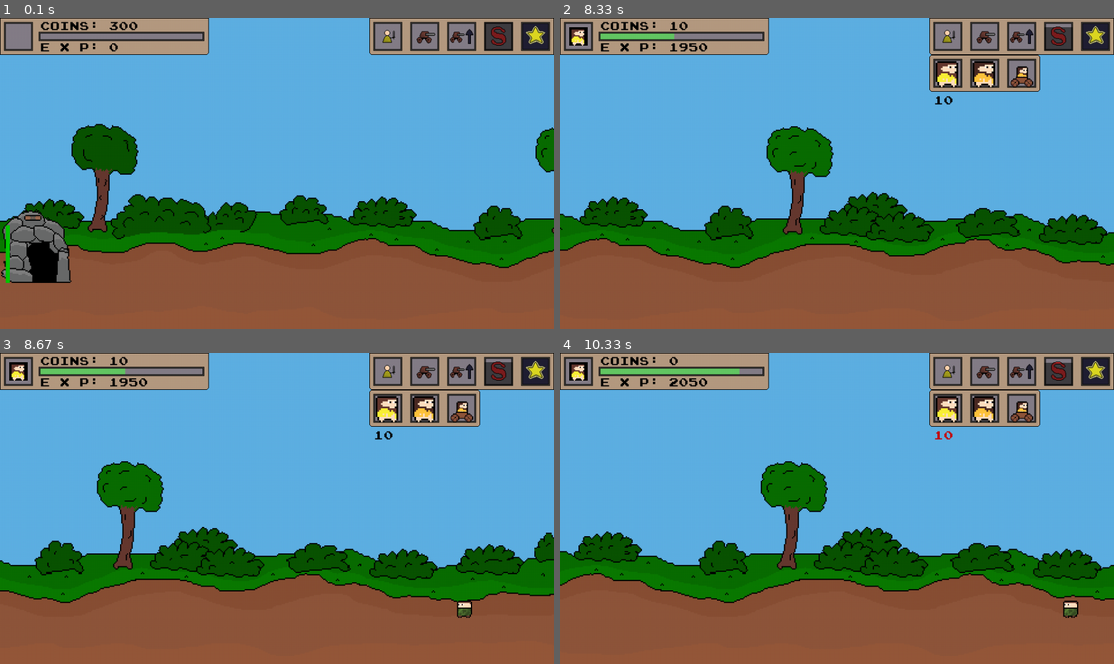
Above: before the commit, frames 1-4 (two rows, left to right).
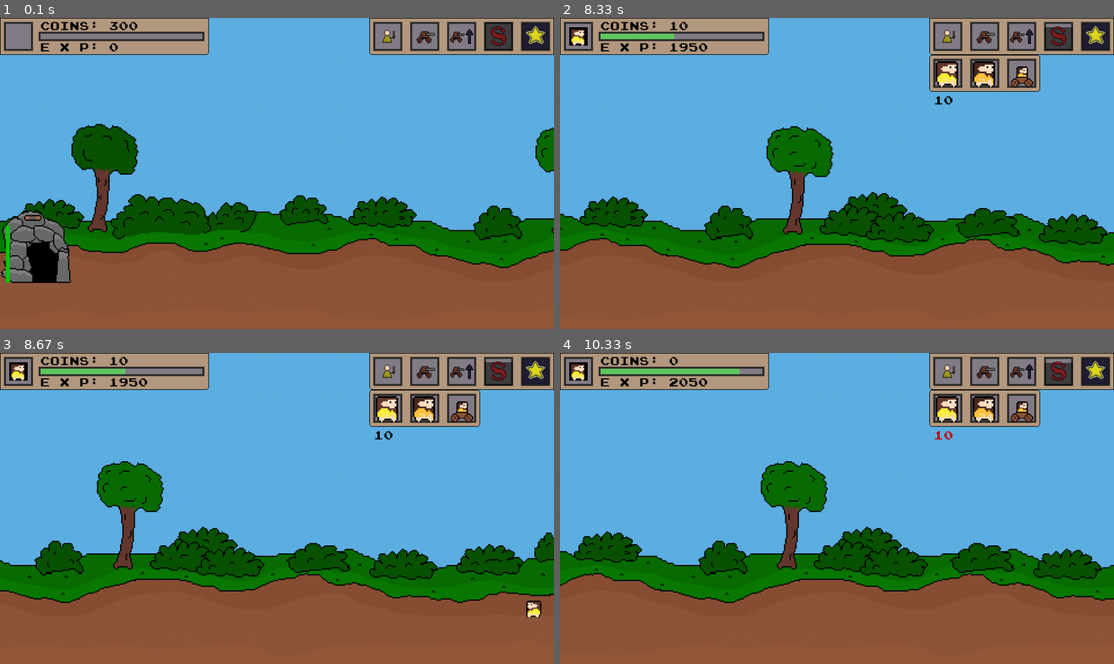
Above: after the commit, the same moments.

Repository: de-dust-enjoyer/age_of_pixel_pygame
Game: pygame game, started from main.py
The game is run twice, just before and just after one commit, with the same random seed, the same clock (stepped at 60 frames per second) and the same inputs.
Inputs (mouse positions are in pixels of both pictures, inside the frame that each line leads up to):
- Up to frame 1 (0.1 s): no input
- Up to frame 2 (8.33 s): click (986, 36) at 0.38 s; click (947, 36) at 0.72 s; click (947, 73) at 1.05 s; hold Right 1.33-1.8 s; tap 1 at 1.48, 3.05, 4.65, 6.22, 7.82 s; hold Right 1.83-2.3 s; hold Left 2.33-2.87 s; tap 3 at 2.48, 4.15, 5.65, 7.32 s; hold Left 2.9-3.3 s; hold Right 3.33-3.97 s; tap 2 at 3.48, 5.15, 6.65, 8.32 s; hold Left 4-4.47 s; hold Right 4.5-4.97 s; hold Right 5-5.47 s; hold Left 5.5-6.03 s; hold Left 6.07-6.47 s; hold Right 6.5-7.13 s; hold Left 7.17-7.63 s; hold Right 7.67-8.13 s; hold Right from 8.17 s (still down)
- Up to frame 3 (8.67 s): release Right at 8.63 s
- Up to frame 4 (10.33 s): hold Left 8.67-9.2 s; tap 3 at 8.82 s; hold Left 9.23-9.63 s; tap 1 at 9.38 s; hold Right 9.67-10.3 s; tap 2 at 9.82 s

Frames 1-2 are identical in both runs. In frame 3, 0.3% of the frame differs, in the area x 82-98%, y 79-86%; in frame 4, 0.1%.

Commit message:
reset some variables

Diff:
--- a/main.py
+++ b/main.py
@@ -36,8 +36,8 @@
 
 		# time variables to keep track of time
 		self.frames_passed = 0
-		self.seconds_passed = 30
-		self.minutes_passed = 14
+		self.seconds_passed = 0
+		self.minutes_passed = 0
 
 		# chooses if window should be fullscreen (work in progress: window scaling does not work propperly)
 		if self.fullscreen:
